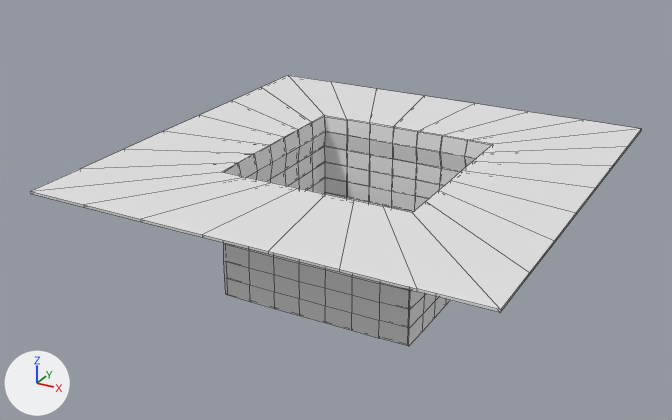
A saved change to the FBX model Sumo Slammers 3D/Assets/Models/Ground.fbx.
Both versions are drawn from a 50 mm camera at (70.9, -138.8, 46.1) aimed at (-4.4, -1.7, -22.4). Arrows for +X, +Y and +Z are at lower left; the lights stay in place. Mesh edges are drawn as thin lines. Where no turn or scale is listed for an object, it has been applied to the vertices.

The older version as bpy lines, for what is in view:
```python
mat_ground = principled_material('Ground')
mat_ground.base_color = (0.8, 0.8, 0.8)  # white #e7e7e7
mat_pit = principled_material('Pit')
mat_pit.base_color = (0.8, 0.8, 0.8)  # white #e7e7e7
me_plane_005 = bpy.data.meshes.new('Plane.005')
me_plane_005.from_pydata(...)  # 504 vertices, 504 faces; spans x -40.0..40.0, y -40.0..40.0, z -13.2..10.6
# faces by material slot: [84, 420]
me_plane_005.materials.append(mat_ground)  # white #e7e7e7
me_plane_005.materials.append(mat_pit)  # white #e7e7e7
ob_base_floor = bpy.data.objects.new('Base_Floor', me_plane_005)
ob_base_floor.location = (0.0, 0.0, -22.5)
```
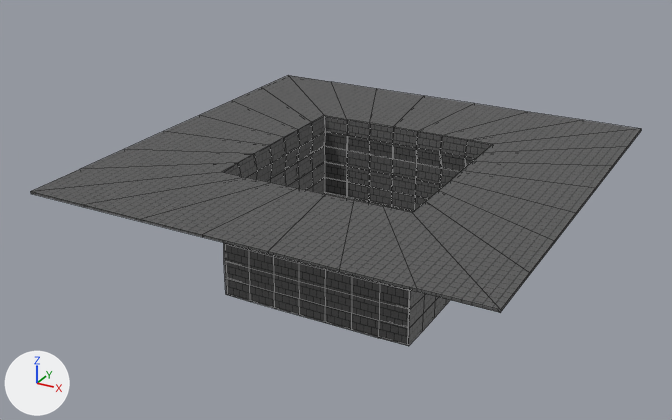
The change, as JSON lines over the scene's bpy script:
```json
{"op": "add", "block": "img_cold_conflict_dark_brick_wall_png", "code": ["img_cold_conflict_dark_brick_wall_png = load_image('cold conflict dark brick wall.png', '../Assets/cold conflict dark brick wall.png', 64, 64, 'sRGB')"]}
{"op": "remove", "block": "mat_ground", "code": "mat_ground.base_color = (0.8, 0.8, 0.8)  # white #e7e7e7"}
{"op": "add", "block": "mat_ground", "code": "mat_ground.texture = img_cold_conflict_dark_brick_wall_png"}
{"op": "remove", "block": "mat_pit", "code": "mat_pit.base_color = (0.8, 0.8, 0.8)  # white #e7e7e7"}
{"op": "add", "block": "mat_pit", "code": "mat_pit.texture = img_cold_conflict_dark_brick_wall_png"}
{"block": "me_plane_005", "where": "me_plane_005.from_pydata(...)  # 504 vertices, 504 faces; spans x -40.0..40.0, y -40.0..40.0, z -13.2..10.6"}
{"block": "me_plane_005", "where": "# used by ob_base_floor; location = (0.0, 0.0, -22.5)"}
{"block": "me_plane_005", "change": "me_plane_005 part 1: texture (UV) coordinates of 504 of 504 faces, centred in x -40.0..40.0, y -40.0..40.0, z -13.2..10.6, changed; they spanned u 0.0..0.95, v 0.0..1.0 and now span u -13.91..14.86, v -13.19..14.19"}
```

Location of each change, (x1, y1, x2, y2) in pixels of the pictures (672 x 420 px):
```json
{"object": "Base_Floor", "change": "surface changed", "before": [30, 75, 641, 346], "after": [30, 75, 641, 346], "on screen": "white to grey"}
```
